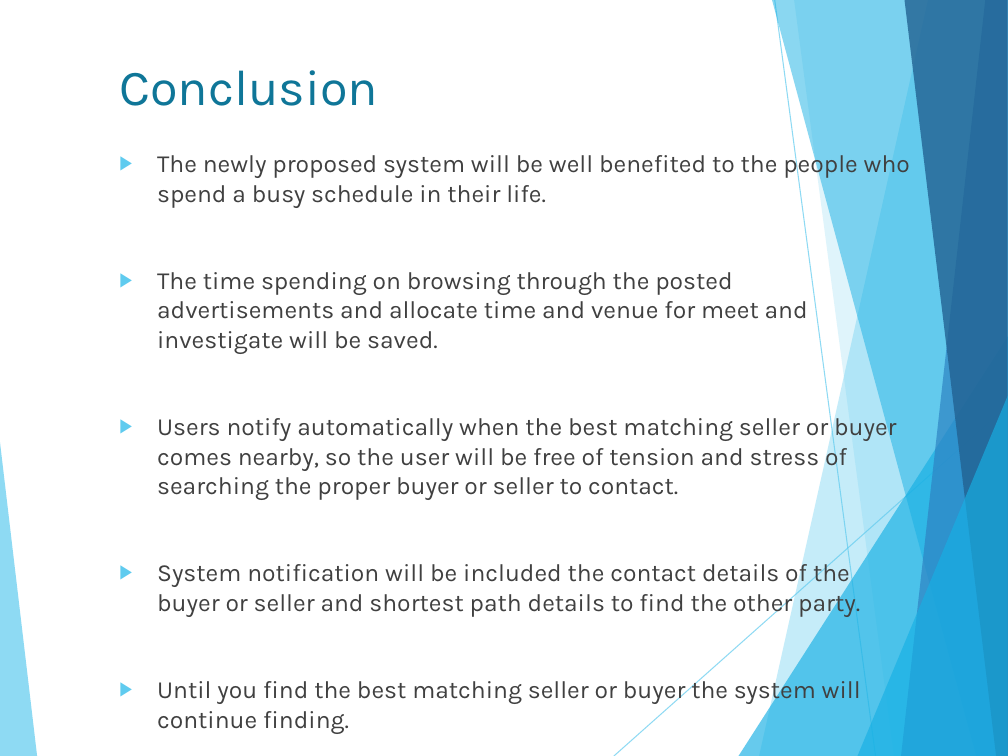
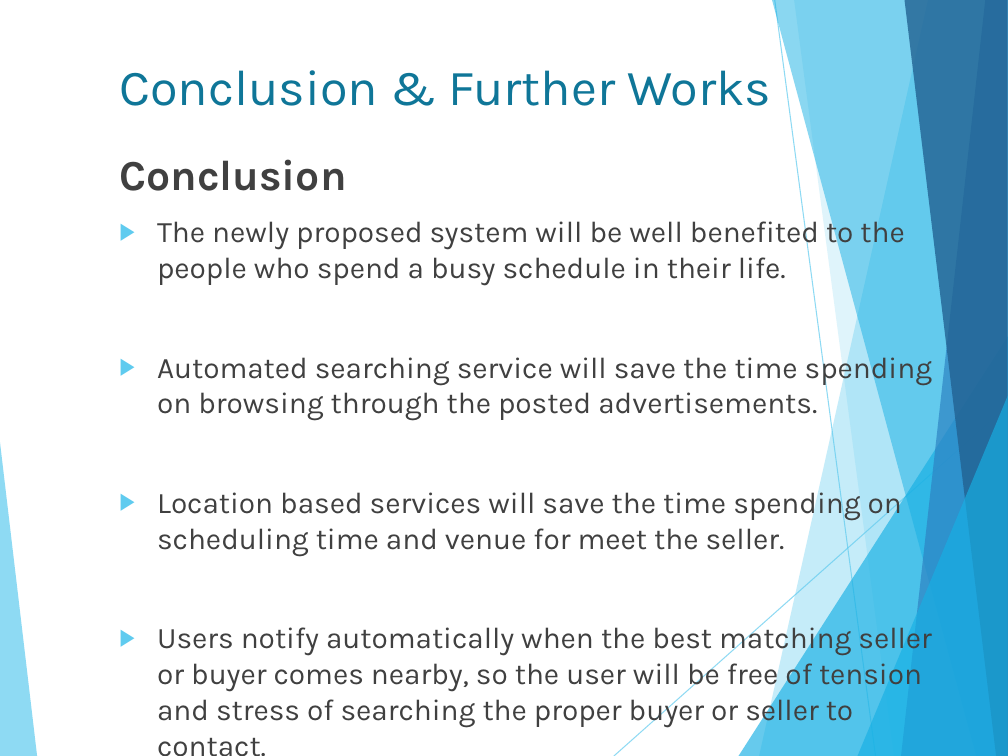
Before and after one commit to isurudewasurendra/SappuSavari, a slide deck: slide 20 of documentation/Location Based Mobile Marketing System.pptx (slide 24 before the commit). Drawn at 1008x756 pixels with LibreOffice and Linux fonts; fonts in the diff are those of the drawing. Boxes give left, top, right and bottom in pixels: in the first picture for what was removed or moved away, otherwise in the second. Text is boxed around its words. In the diff, an @@ line names an element or a change of style, - is before the commit and + after.

```diff
--- a/documentation/Location Based Mobile Marketing System.pptx
+++ b/documentation/Location Based Mobile Marketing System.pptx
@@ title at [119,70,771,106]: text changed @@
-Conclusion
+Conclusion & Further Works
@@ text at [119,159,346,191]: paragraph added @@
+Conclusion
@@ text at [157,215,931,728]: size 17.6 to 21.3 pt in "The newly proposed system will be well ...", "Users notify automatically when the best matching ..." @@
@@ text at [157,350,932,556]: text changed; size 17.6 to 21.3 pt @@
-▶ The time spending on browsing through the posted advertisements and allocate time and venue for meet and investigate will be saved.
+▶ Automated searching service will save the time spending on browsing through the posted advertisements.
+▶ Location based services will save the time spending on scheduling time and venue for meet the seller.
@@ text at [157,559,861,734]: paragraphs removed @@
-▶ System notification will be included the contact details of the buyer or seller and shortest path details to find the other party.
-▶ Until you find the best matching seller or buyer the system will continue finding.
```
Also in this commit, not shown: 11 other slides changed, 4 slides added, 7 slides removed, 21 other files.
